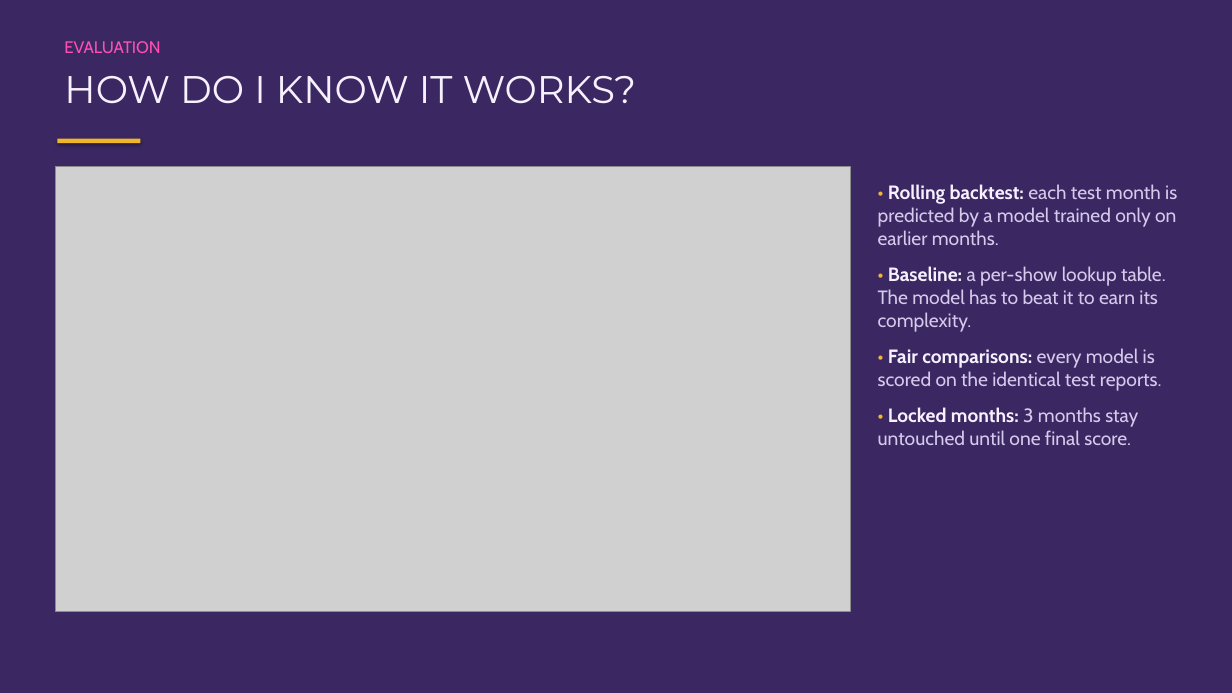
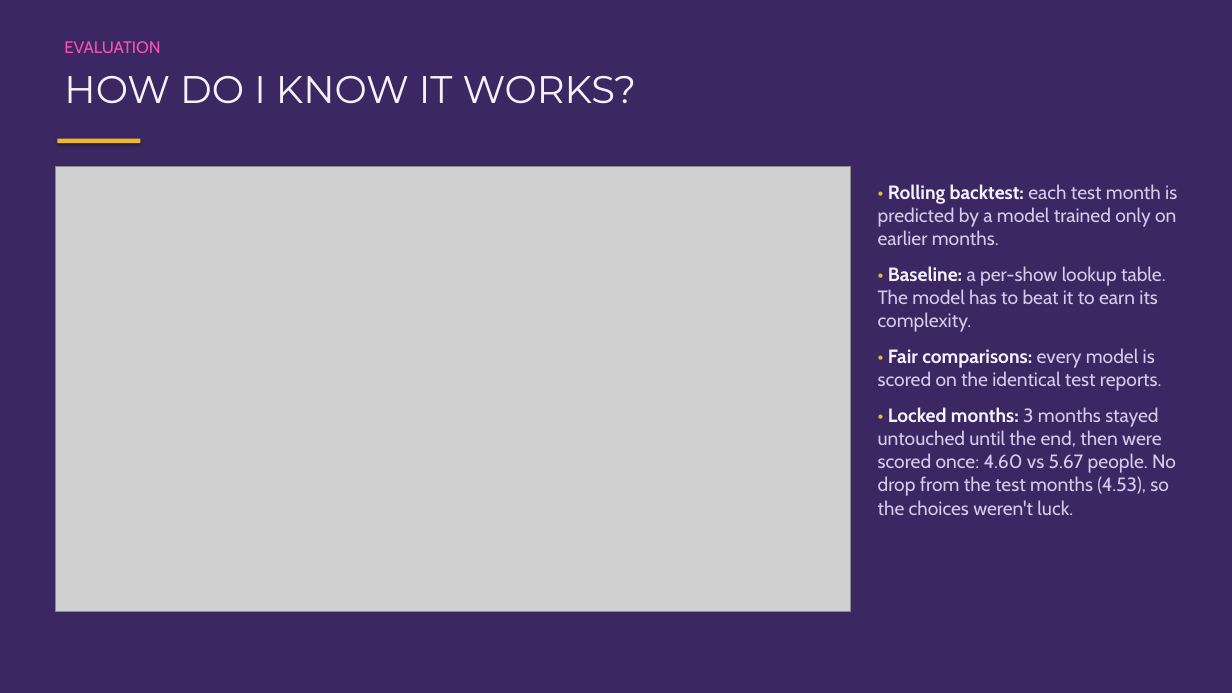
Before and after one commit to rachelchen24/broadway-rush, a slide deck: slide 7 of presentation/broadway-rush-slides.pptx. Drawn at 1232x693 pixels with LibreOffice and Linux fonts; fonts in the diff are those of the drawing; grey boxes stand for pictures. Boxes give left, top, right and bottom in pixels: in the first picture for what was removed or moved away, otherwise in the second. Text is boxed around its words. In the diff, an @@ line names an element or a change of style, - is before the commit and + after.

```diff
--- a/presentation/broadway-rush-slides.pptx
+++ b/presentation/broadway-rush-slides.pptx
@@ text at <box>878,407,1176,515</box>: text changed @@
-• Locked months: 3 months stay untouched until one final score.
+• Locked months: 3 months stayed untouched until the end, then were scored once: 4.60 vs 5.67 people. No drop from the test months (4.53), so the choices weren't luck.
```
Also in this commit, not shown: 2 other slides changed, 19 other files.
